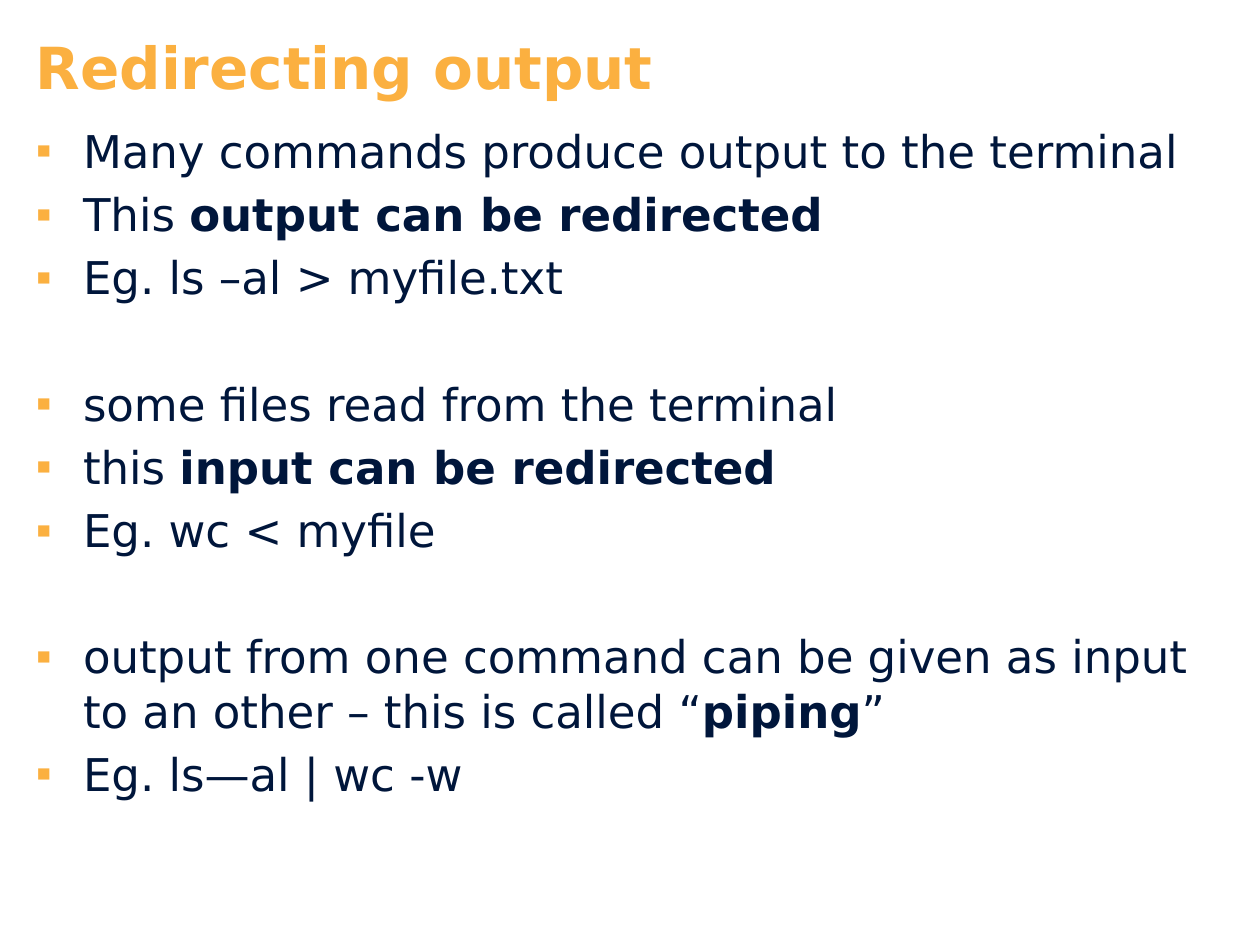
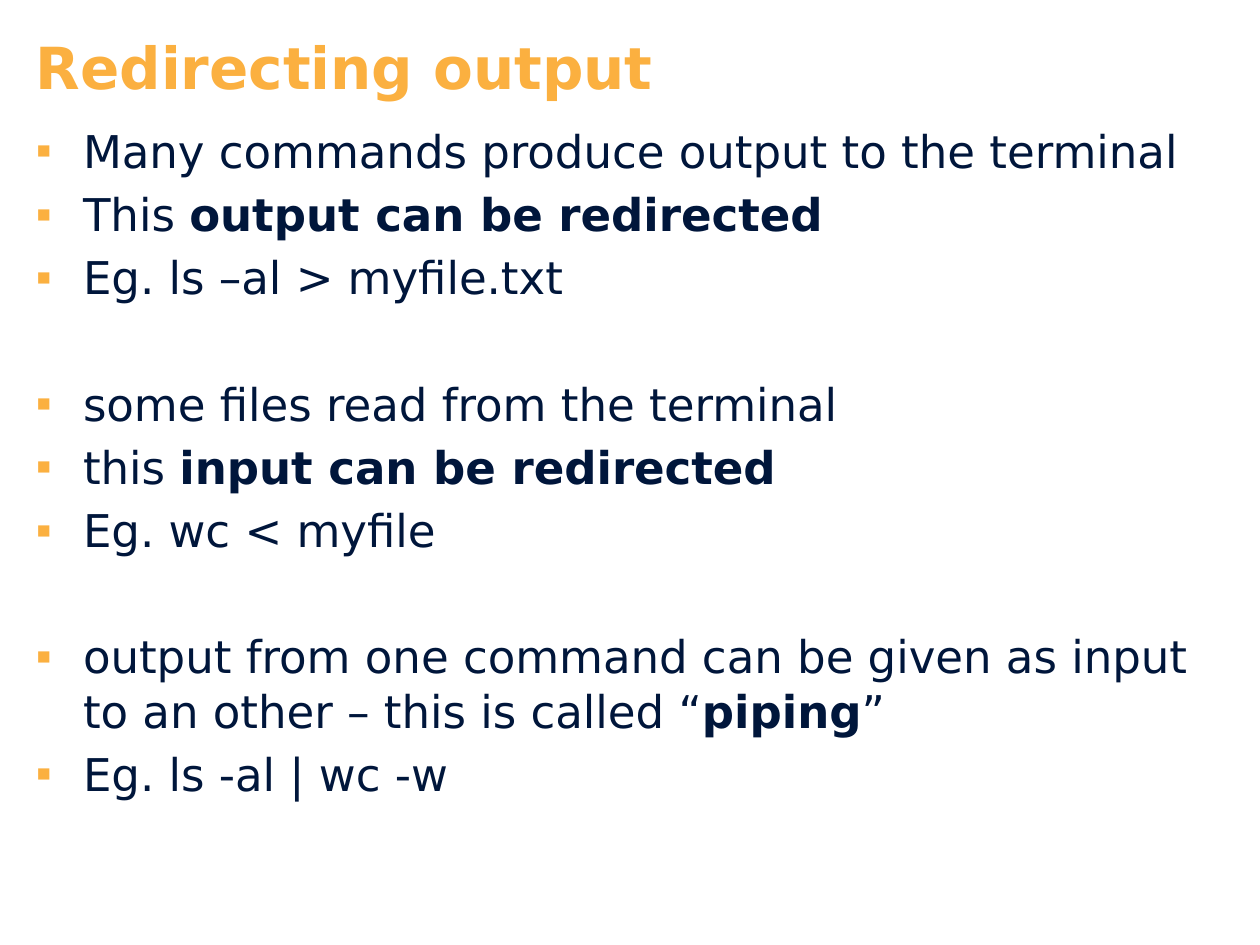
Before and after one commit to cphdat2sem2017-Cos/week01-OS-Linux, a slide deck: slide 11 of slides/Day_2.pptx. Drawn at 1260x945 pixels with LibreOffice and Linux fonts; fonts in the diff are those of the drawing; background and template pictures are left out. Boxes give left, top, right and bottom in pixels: in the first picture for what was removed or moved away, otherwise in the second. Text is boxed around its words. In the diff, an @@ line names an element or a change of style, - is before the commit and + after.

```diff
--- a/slides/Day_2.pptx
+++ b/slides/Day_2.pptx
@@ text at box(83, 756, 448, 800): text changed @@
-▪ Eg. ls—al | wc -w
+▪ Eg. ls -al | wc -w
```
Also in this commit, not shown: 1 other file.
